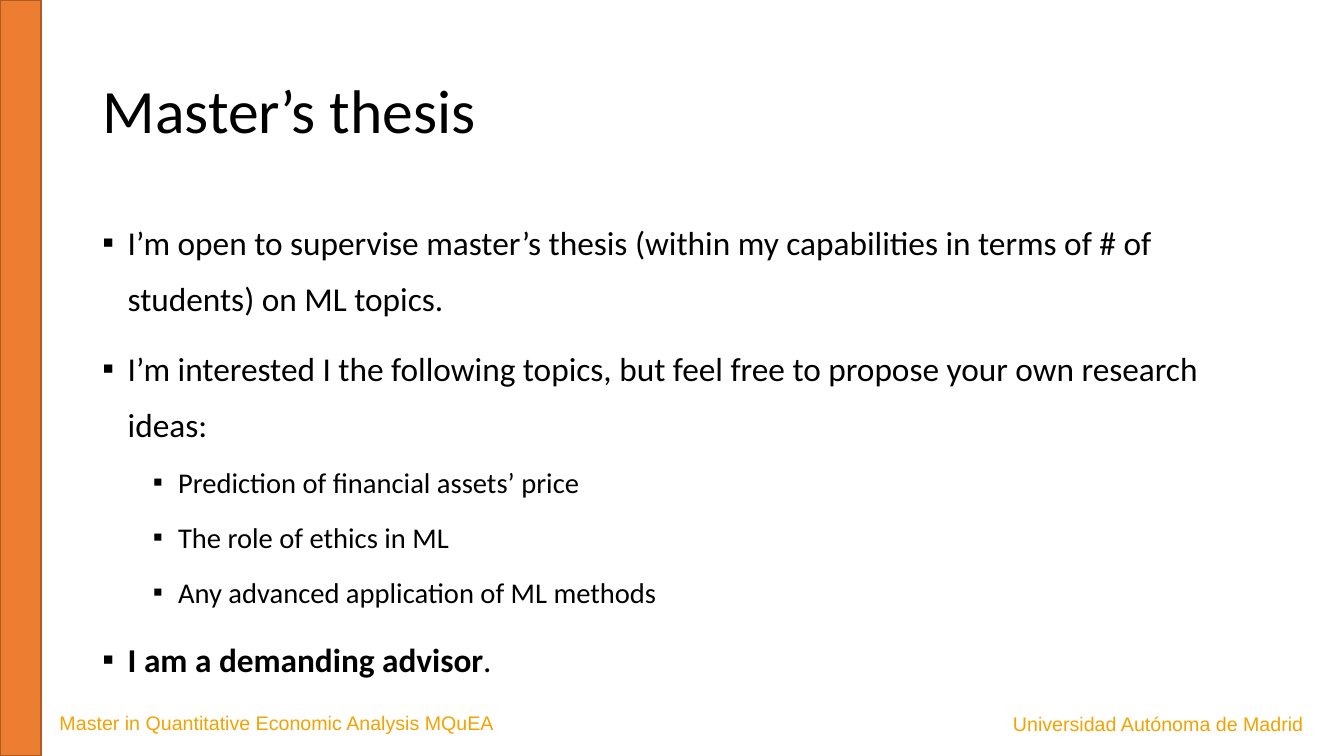
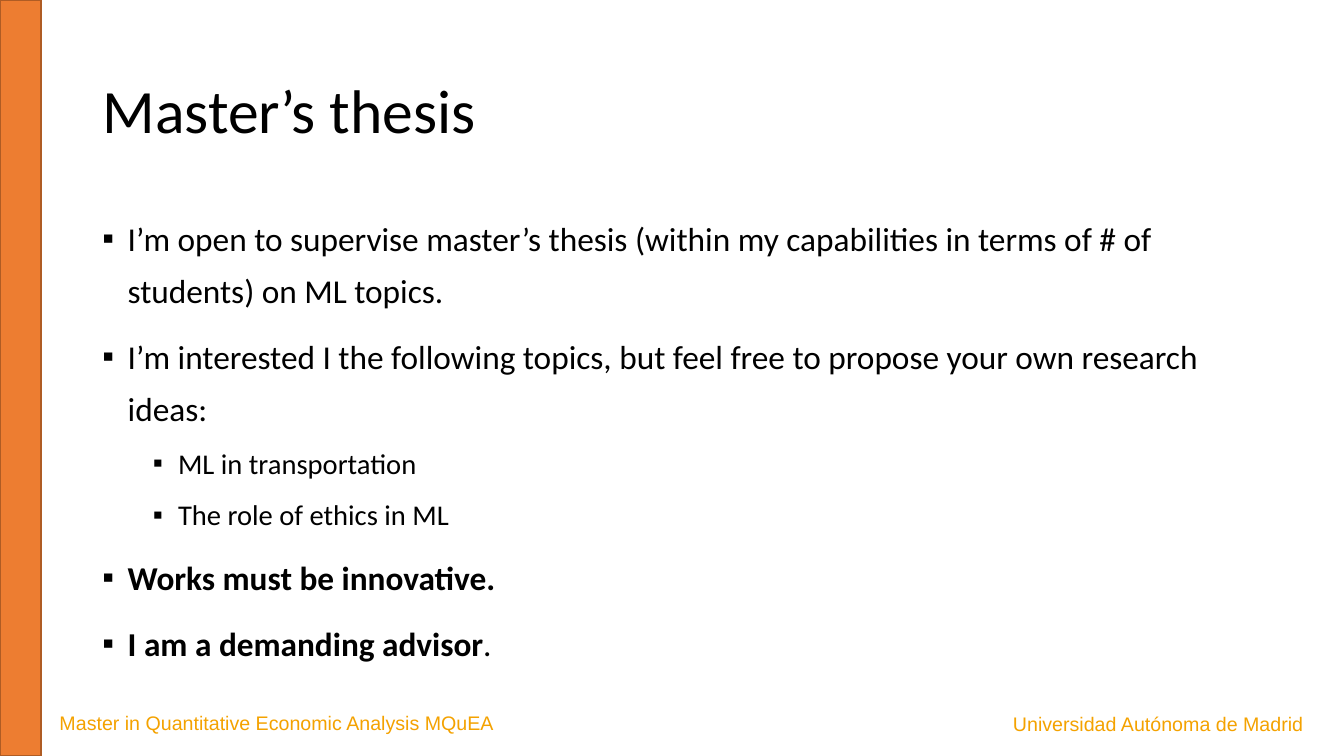
Before and after one commit to JavierBas/IMLEF-MQuEA, a slide deck: slide 10 of Course content/Slides/Topic 0 - Course presentation.pptx (slide 11 before the commit). Drawn at 1344x756 pixels with LibreOffice and Linux fonts; fonts in the diff are those of the drawing. Boxes give left, top, right and bottom in pixels: in the first picture for what was removed or moved away, otherwise in the second. Text is boxed around its words. In the diff, an @@ line names an element or a change of style, - is before the commit and + after.

```diff
--- a/Course content/Slides/Topic 0 - Course presentation.pptx
+++ b/Course content/Slides/Topic 0 - Course presentation.pptx
@@ text at (128,227,1198,662): line spacing 1.4 to 1.3 @@
@@ text at (178,454,416,479): text changed @@
-  ▪ Prediction of financial assets’ price
+  ▪ ML in transportation
@@ text at (128,566,496,591): text changed; size 20.4 to 23.8 pt; bold on @@
-  ▪ Any advanced application of ML methods
+▪ Works must be innovative.
```
Also in this commit, not shown: 3 other slides changed, 1 slide removed, 9 other files.
